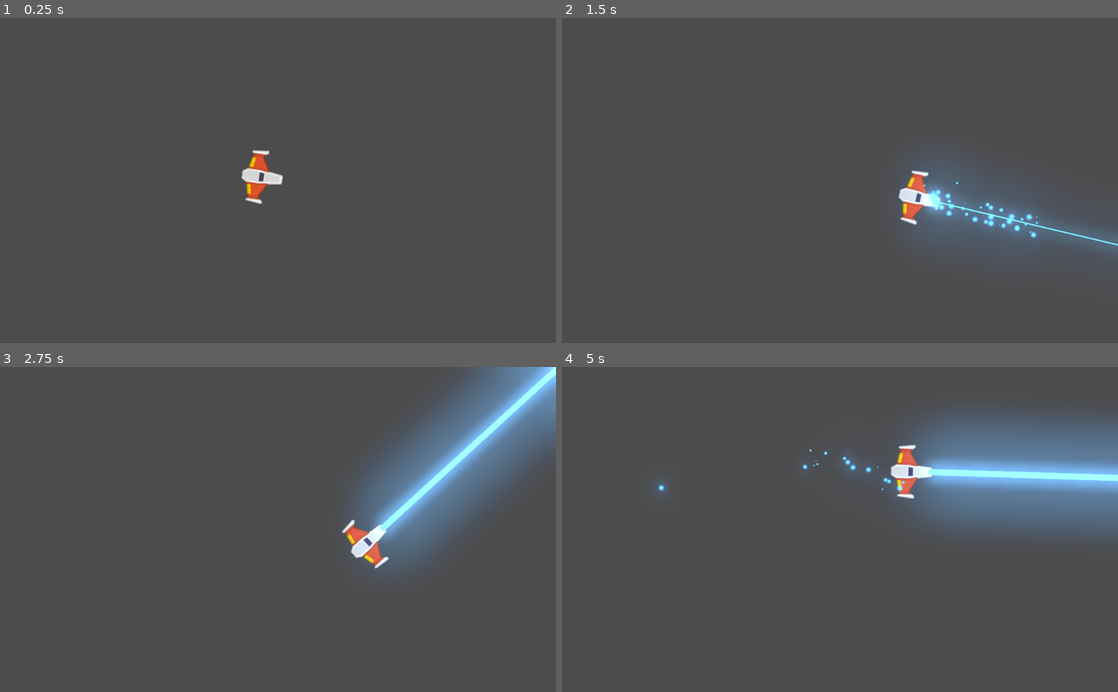
Above: before the commit, frames 1-4 (two rows, left to right).
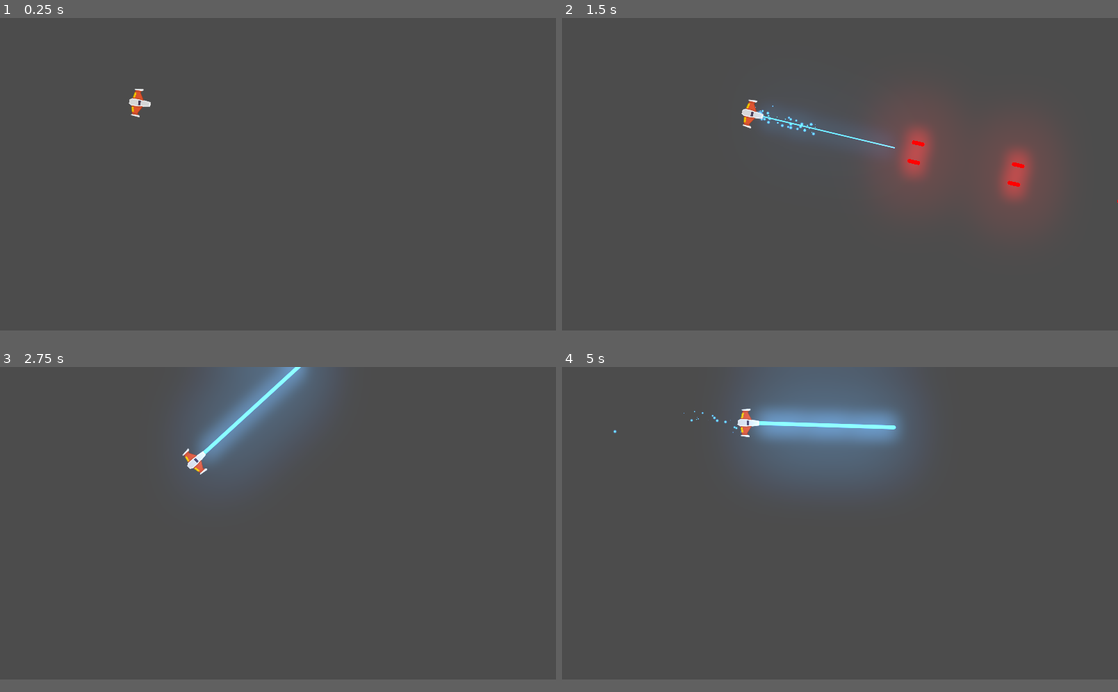
Above: after the commit, the same moments.

Repository: gmr1990/GODOT_CURSO_PIXEL_LAB_ETAPA3_Meteoritos
Game: Godot game, scene res://juego/Niveles/NivelTest.tscn
The game is run twice, just before and just after one commit, with the same random seed, the same clock (stepped at 60 frames per second) and the same inputs.
Inputs:
- Up to frame 1 (0.25 s): no input
- Up to frame 2 (1.5 s): hold W (mover_adelante) 0.53-1.28 s; hold Space (disparo_principal) 0.53-1.28 s; hold S (mover_atras) from 1.28 s (still down); tap L (disparo_secundario) at 1.35 s
- Up to frame 3 (2.75 s): release S (mover_atras) at 2.03 s; hold W (mover_adelante) from 2.03 s (still down); hold A (rotar_antihorario) from 2.03 s (still down)
- Up to frame 4 (5 s): release A (rotar_antihorario) at 2.78 s; tap D (rotar_horario) at 2.85 s; release W (mover_adelante) at 3.53 s; hold Space (disparo_principal) 3.53-4.28 s; hold S (mover_atras) from 3.53 s (still down); tap L (disparo_secundario) at 4.35 s
In our replay, the window is 800x468 before the commit and 800x450 after it. These sizes can differ from the game's own. Grey fills any space a smaller window leaves; there, only what the larger window draws over its background counts as a difference.

The runs differ from the first frame. In frame 1, 0.8% of the frame differs, in the area x 23-51%, y 21-58%; in frame 2, 10%; in frame 3, 20%; in frame 4, 22%, in the area x 9-100%, y 0-53%.

Commit message:
clase 5.1
clase 5.1

Diff:
--- a/juego/Naves/Player/Player.tscn
+++ b/juego/Naves/Player/Player.tscn
@@ -12,6 +12,9 @@
 radius = 35.5992
 
 [node name="Player" type="RigidBody2D"]
+z_index = 50
+z_as_relative = false
+collision_mask = 22
 physics_material_override = SubResource( 1 )
 linear_velocity = Vector2( 10, 0 )
 linear_damp = 1.0
--- a/juego/Proyectiles/Canion.tscn
+++ b/juego/Proyectiles/Canion.tscn
@@ -1,7 +1,7 @@
 [gd_scene load_steps=4 format=2]
 
 [ext_resource path="res://juego/Proyectiles/Canion.gd" type="Script" id=1]
-[ext_resource path="res://juego/Proyectiles/Proyectil.tscn" type="PackedScene" id=2]
+[ext_resource path="res://juego/Proyectiles/ProyectilPlayer.tscn" type="PackedScene" id=2]
 [ext_resource path="res://juego/SoundFX/Disparo Laser000.ogg" type="AudioStream" id=3]
 
 [node name="Canion" type="Node2D"]
--- a/juego/Proyectiles/Laser/LaserBeam2D.tscn
+++ b/juego/Proyectiles/Laser/LaserBeam2D.tscn
@@ -61,6 +61,8 @@
 color_ramp = SubResource( 2 )
 
 [node name="LaserBeam2D" type="RayCast2D"]
+z_index = 41
+z_as_relative = false
 enabled = true
 cast_to = Vector2( 0, 0 )
 script = ExtResource( 1 )
--- a/juego/Proyectiles/Proyectil.tscn
+++ b/juego/Proyectiles/Proyectil.tscn
@@ -1,13 +1,12 @@
-[gd_scene load_steps=4 format=2]
+[gd_scene load_steps=3 format=2]
 
 [ext_resource path="res://juego/Proyectiles/proyectil_player.png" type="Texture" id=1]
 [ext_resource path="res://juego/Proyectiles/Proyectil.gd" type="Script" id=2]
 
-[sub_resource type="CapsuleShape2D" id=1]
-radius = 6.35481
-height = 32.4392
-
 [node name="Proyectil" type="Area2D"]
+z_as_relative = false
+collision_layer = 0
+collision_mask = 0
 script = ExtResource( 2 )
 
 [node name="Sprite" type="Sprite" parent="."]
@@ -19,7 +18,6 @@
 
 [node name="CollisionShape2D" type="CollisionShape2D" parent="."]
 rotation = 1.5708
-shape = SubResource( 1 )
 
 [node name="VisibilityNotifier2D" type="VisibilityNotifier2D" parent="."]
 scale = Vector2( 0.5, 0.5 )
--- /dev/null
+++ b/juego/Proyectiles/ProyectilEnemigo.tscn
@@ -0,0 +1,24 @@
+[gd_scene load_steps=4 format=2]
+
+[ext_resource path="res://juego/Proyectiles/Proyectil.tscn" type="PackedScene" id=1]
+[ext_resource path="res://juego/Proyectiles/proyectil_enemigo.png" type="Texture" id=2]
+
+[sub_resource type="CapsuleShape2D" id=1]
+radius = 5.67022
+height = 25.1979
+
+[node name="ProyectilEnemigo" instance=ExtResource( 1 )]
+z_index = 39
+collision_layer = 16
+collision_mask = 5
+
+[node name="Sprite" parent="." index="0"]
+modulate = Color( 0, 1, 0.34, 1 )
+scale = Vector2( 1, 1 )
+texture = ExtResource( 2 )
+
+[node name="CollisionShape2D" parent="." index="1"]
+shape = SubResource( 1 )
+
+[node name="VisibilityNotifier2D" parent="." index="2"]
+visible = false
--- /dev/null
+++ b/juego/Proyectiles/ProyectilPlayer.tscn
@@ -0,0 +1,15 @@
+[gd_scene load_steps=3 format=2]
+
+[ext_resource path="res://juego/Proyectiles/Proyectil.tscn" type="PackedScene" id=1]
+
+[sub_resource type="CapsuleShape2D" id=1]
+radius = 7.37493
+height = 33.0001
+
+[node name="ProyectilPlayer" instance=ExtResource( 1 )]
+z_index = 40
+collision_layer = 8
+collision_mask = 6
+
+[node name="CollisionShape2D" parent="." index="1"]
+shape = SubResource( 1 )
--- a/project.godot
+++ b/project.godot
@@ -40,11 +40,22 @@
 
 config/name="GODOT_CURSO_PIXEL_LAB_ETAPA3_Meteoritos"
 run/main_scene="res://juego/Niveles/NivelTest.tscn"
-config/icon="res://icon.png"
+config/icon="res://player_orange.png"
 
 [autoload]
 
 Eventos="*res://juego/Autoloads/Eventos.gd"
+
+[display]
+
+window/size/width=1920
+window/size/height=1080
+window/size/resizable=false
+window/size/always_on_top=true
+window/size/test_width=1280
+window/size/test_height=720
+window/stretch/mode="2d"
+window/stretch/aspect="keep"
 
 [input]
 
@@ -89,6 +100,14 @@
  ]
 }
 
+[layer_names]
+
+2d_physics/layer_1="player"
+2d_physics/layer_2="enemigo"
+2d_physics/layer_3="meteorito"
+2d_physics/layer_4="proyectil_player"
+2d_physics/layer_5="proyectil_enemigo"
+
 [physics]
 
 common/enable_pause_aware_picking=true
Binary file added: Meteoritos_Icono_GMR.png
Not shown, added: Meteoritos_Icono_GMR.png.import
Binary file added: juego/Proyectiles/proyectil_enemigo.png
Not shown, added: juego/Proyectiles/proyectil_enemigo.png.import
